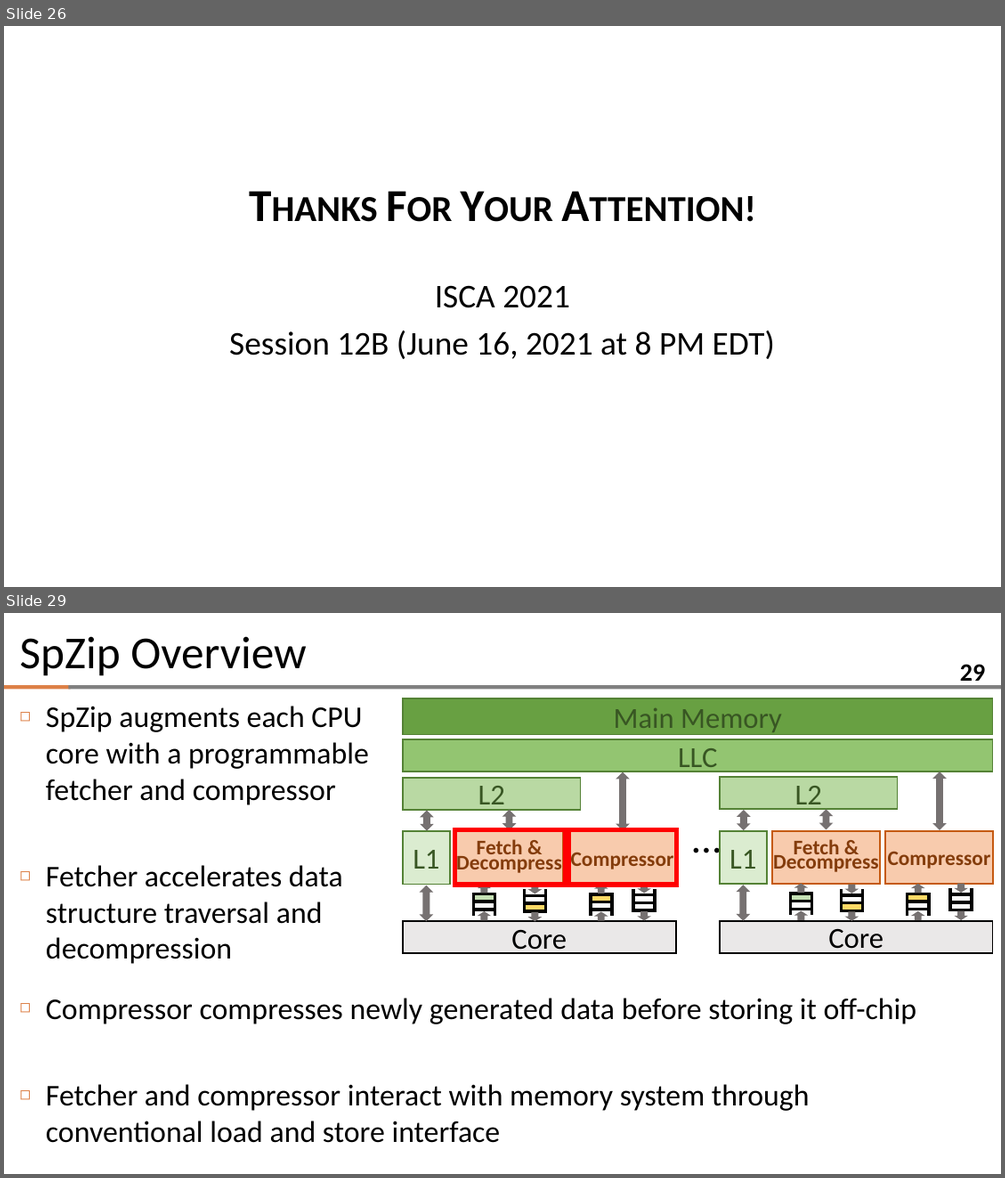
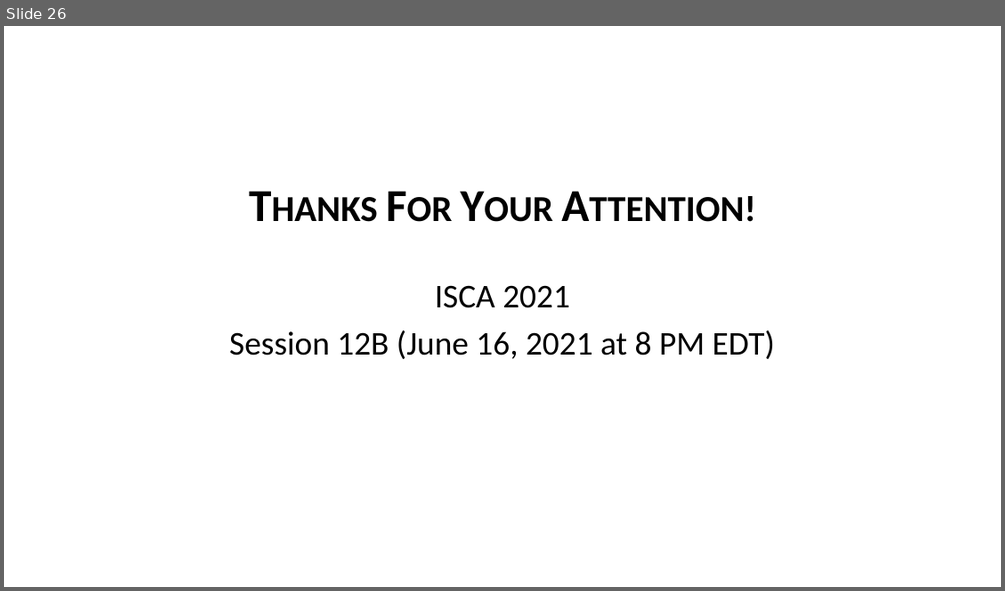
Before and after one commit to zguo0525/zguo0525.github.io, a slide deck: slides/isca21_spzip_slides.pptx. Shown one above the other, each under a label of ours: slides 26 and 29 before the commit, slide 26 after it; the slides between them are not shown. The pictures are 1005x1178 and 1005x591 pixels, drawn with LibreOffice and Linux fonts; fonts in the diff are those of the drawing; background and template pictures are left out. Boxes give left, top, right and bottom in pixels: in the first picture for what was removed or moved away, otherwise in the second. Text is boxed around its words. In the diff, an @@ line names an element or a change of style, - is before the commit and + after.

```diff
--- a/slides/isca21_spzip_slides.pptx
+++ b/slides/isca21_spzip_slides.pptx
@@ slide 29 removed at [4, 613, 1001, 1174], background #FFFFFF; not listed: 2 template elements that a slide beside it also shows @@
@@ title removed at [20, 636, 306, 676] @@
-SpZip Overview
@@ page number removed at [960, 664, 985, 687] @@
-29
@@ text removed at [46, 706, 369, 964] @@
-◻ SpZip augments each CPU core with a programmable fetcher and compressor
-◻ Fetcher accelerates data structure traversal and decompression
@@ group removed at [403, 698, 993, 953]: 24 rectangles, 16 lines, 16 right arrows, 8 up down arrows, 4 rounded rectangles, 1 text @@
-LLC
-…
-Main Memory
-Fetch & Decompress
-Core
-Compressor
-L2
-L1
-Fetch & Decompress
-Core
-Compressor
-L2
-L1
@@ rectangle removed at [455, 830, 566, 885] @@
@@ rectangle removed at [568, 830, 676, 885] @@
@@ text removed at [46, 997, 917, 1143] @@
-◻ Compressor compresses newly generated data before storing it off-chip
-◻ Fetcher and compressor interact with memory system through conventional load and store interface
```
Also in this commit, not shown: 4 other slides removed, 2 other files.
